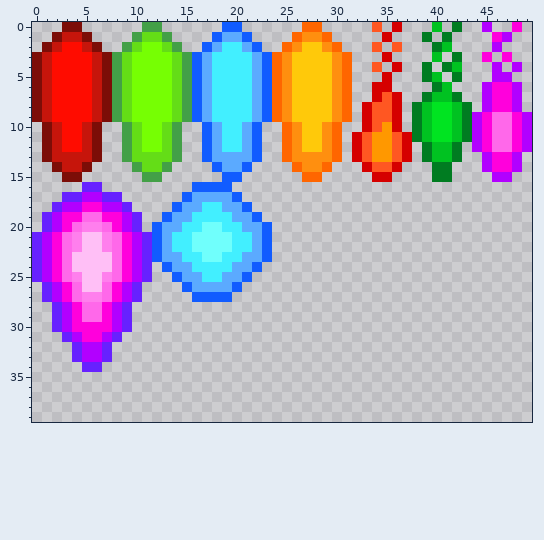
Edited in one commit: pixel-art sprite (res/tex/bullets.png). The picture above is the old version.
The file is 50x40 pixels.
Once edited:
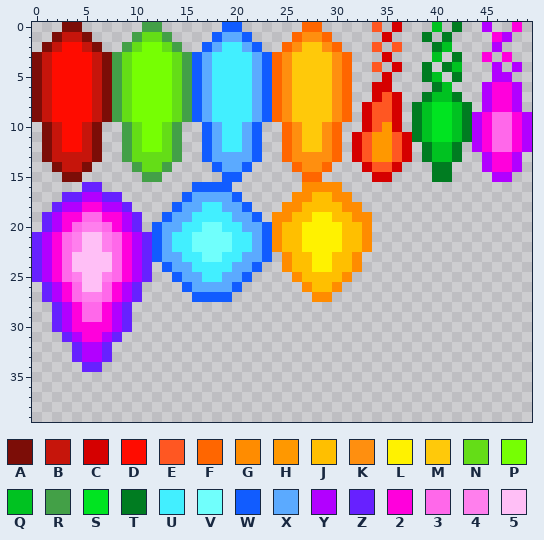
Palette (. is transparent): A #7c0d07  B #c6150b  C #d50000  D #ff0c00  E #ff5722  F #ff6600  G #ff8c00  H #ff9800  J #ffbf00  K #ff8f0f  L #fff200  M #ffc90a  N #64dd17  P #76ff03  Q #00c221  R #43a047  S #00e421  T #007c21  U #42efff  V #70fffc  W #115cff  X #5baaff  Y #b200ff  Z #6721ff  2 #ff00dc  3 #ff68ea  4 #ff7fed  5 #ffbff6
Difference:
y 16: x 27..30 .... -> GGGG
y 17: x 26..31 ...... -> GGJJGG
y 18: x 25..32 ........ -> GGJJJJGG
y 19: x 24..33 .......... -> GGJJLLJJGG
y 20..22: x 24..33 .......... -> GJJLLLLJJG
y 23..24: x 25..32 ........ -> GJJLLJJG
y 25: x 26..31 ...... -> GJJJJG
y 26: x 27..30 .... -> GJJG
y 27: x 28..29 .. -> GG
Where, in picture pixels (left, top, right, bottom), the same in both pictures:
added: (272, 182, 372, 302)
